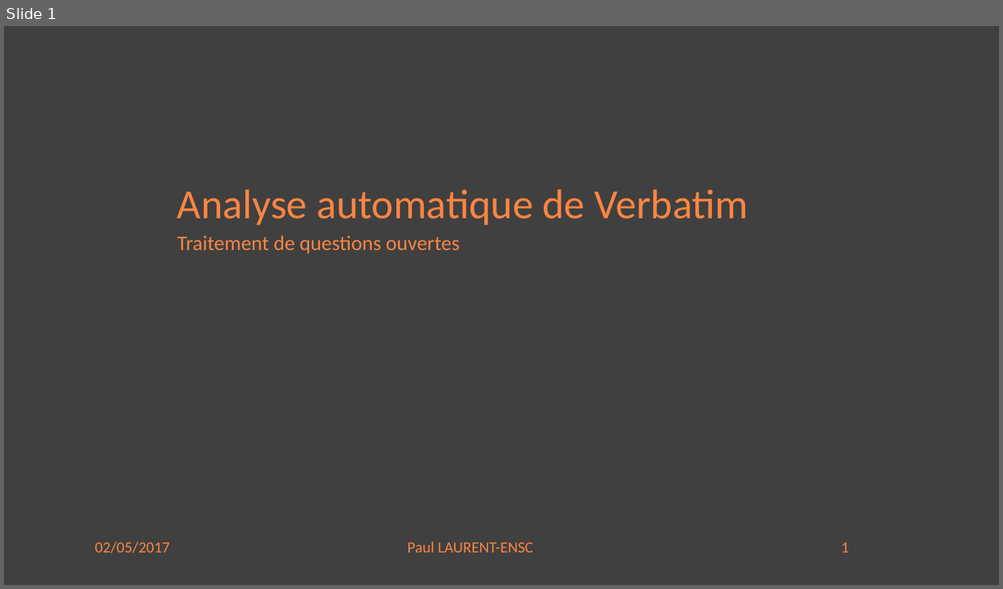
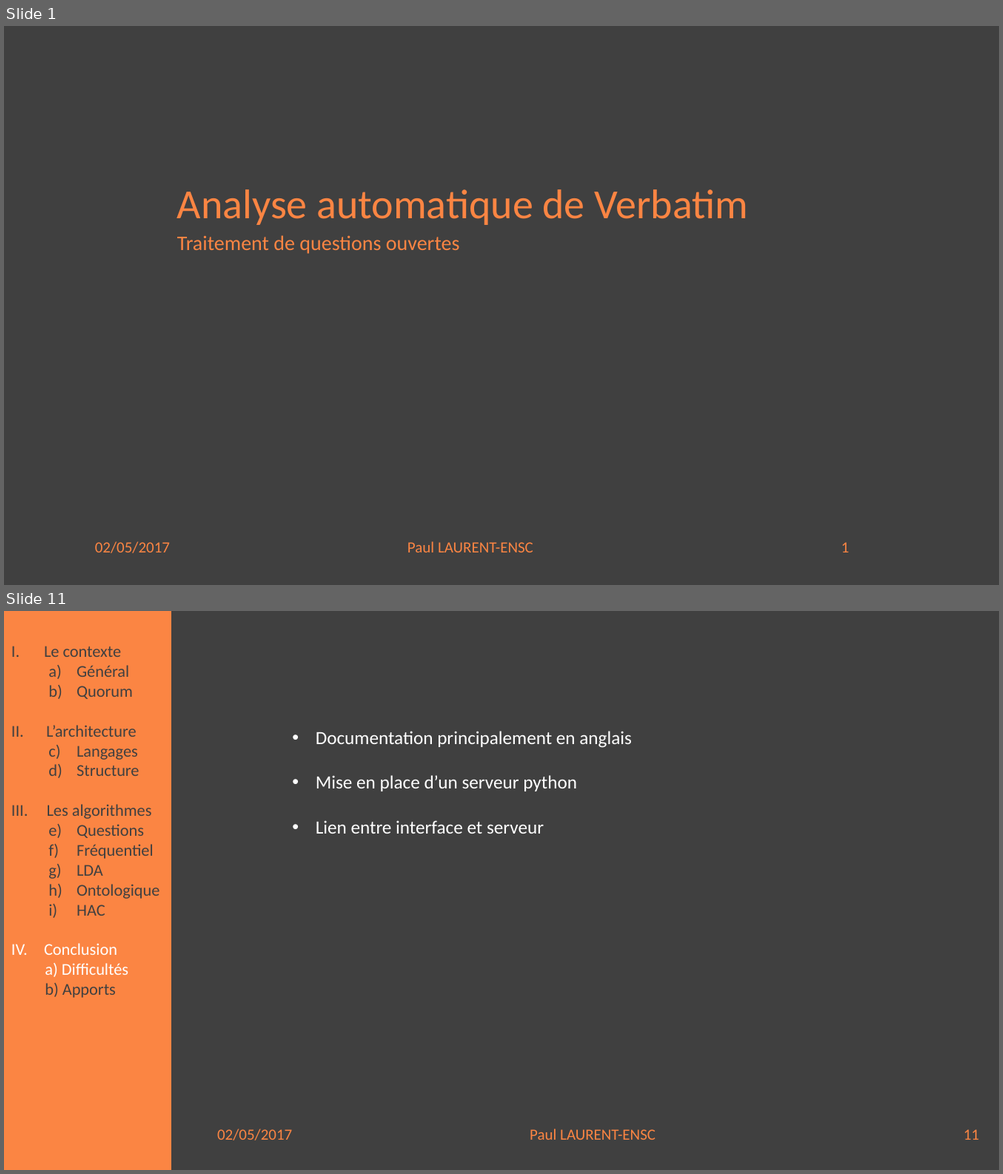
Before and after one commit to paullaurent/verbatim, a slide deck: Présentation2.pptx. Shown one above the other, each under a label of ours: slide 1 before the commit, slides 1 and 11 after it; the slides between them are not shown. The pictures are 1003x589 and 1003x1174 pixels, drawn with LibreOffice and Linux fonts; fonts in the diff are those of the drawing. Boxes give left, top, right and bottom in pixels: in the first picture for what was removed or moved away, otherwise in the second. Text is boxed around its words. In the diff, an @@ line names an element or a change of style, - is before the commit and + after.

```diff
--- a/Présentation2.pptx
+++ b/Présentation2.pptx
@@ slide 11 added at (x1=4, y1=611, x2=999, y2=1170), background #FFFFFF @@
@@ rectangle added at (x1=4, y1=611, x2=171, y2=1170), fill #FB8543 @@
@@ rectangle added at (x1=171, y1=611, x2=999, y2=1170), fill #404040 @@
@@ text added at (x1=11, y1=646, x2=159, y2=998), 16 pt, text #404040 @@
+I. Le contexte
+  a) Général
+  b) Quorum
+II. L’architecture
+  a) Langages
+  b) Structure
+III. Les algorithmes
+  a) Questions
+  b) Fréquentiel
+  c) LDA
+  d) Ontologique
+  e) HAC
+IV. Conclusion
+a) Difficultés
+b) Apports
@@ text added at (x1=316, y1=731, x2=632, y2=834), 18 pt, text #FFFFFF @@
+• Documentation principalement en anglais
+• Mise en place d’un serveur python
+• Lien entre interface et serveur
@@ text added at (x1=217, y1=1129, x2=979, y2=1141), 15 pt, text #FB8543 @@
+02/05/2017 Paul LAURENT-ENSC 11
```
Also in this commit, not shown: 8 slides changed, 3 other slides added.
